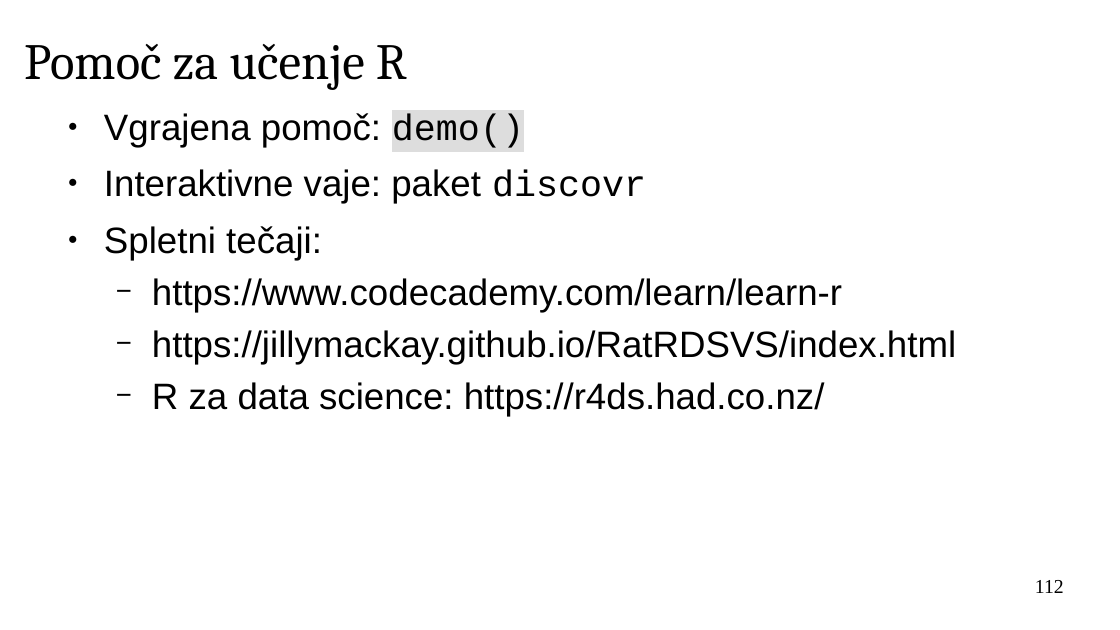
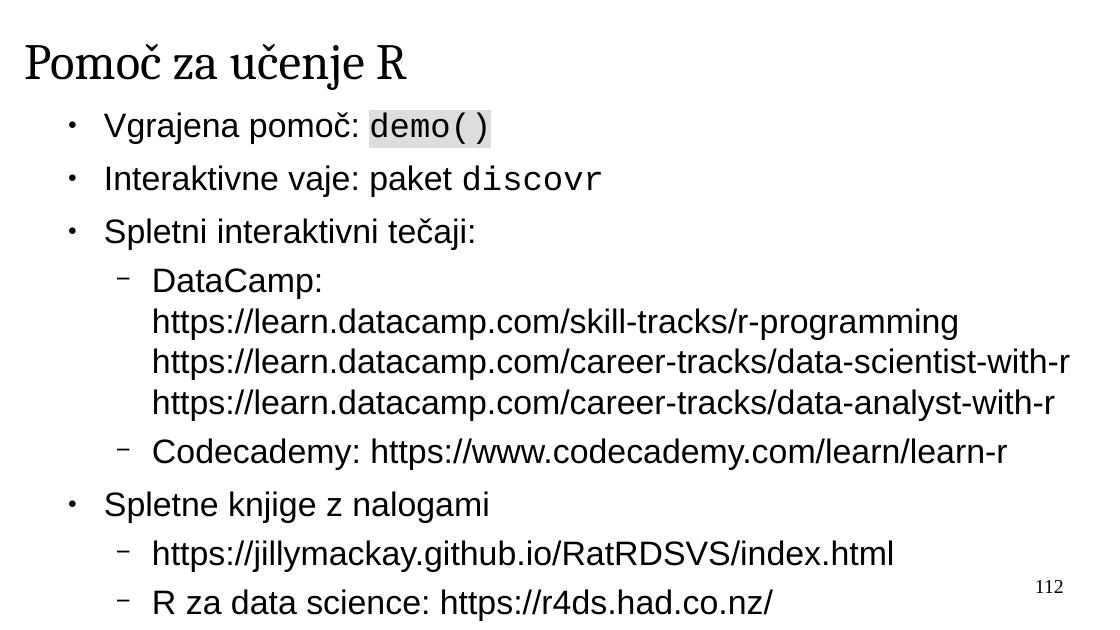
Before and after one commit to janaobsteter/R_tecaj, a slide deck: slide 112 of IT_Rtecaj_ModulA.odp. Drawn at 1120x630 pixels with LibreOffice and Linux fonts; fonts in the diff are those of the drawing; background and template pictures are left out. Boxes give left, top, right and bottom in pixels: in the first picture for what was removed or moved away, otherwise in the second. Text is boxed around its words. In the diff, an @@ line names an element or a change of style, - is before the commit and + after.

Commit message:
Dodane tidyr v vaje

```diff
--- a/IT_Rtecaj_ModulA.odp
+++ b/IT_Rtecaj_ModulA.odp
@@ text at <box>104,112,895,620</box>: size 26 to 24.1 pt in "Vgrajena pomoč: demo()", "Interaktivne vaje: paket discovr", "https://jillymackay.github.io/RatRDSVS/index.html", "R za data science: https://r4ds.had.co.nz/" @@
@@ text at <box>104,218,1070,523</box>: text changed; size 26 to 24.1 pt @@
-● Spletni tečaji:
-  − https://www.codecademy.com/learn/learn-r
+● Spletni interaktivni tečaji:
+  − DataCamp:
+    https://learn.datacamp.com/skill-tracks/r-programming
+    https://learn.datacamp.com/career-tracks/data-scientist-with-r
+    https://learn.datacamp.com/career-tracks/data-analyst-with-r
+  − Codecademy: https://www.codecademy.com/learn/learn-r
+● Spletne knjige z nalogami
```
Also in this commit, not shown: 7 other slides changed, 3 other files.
